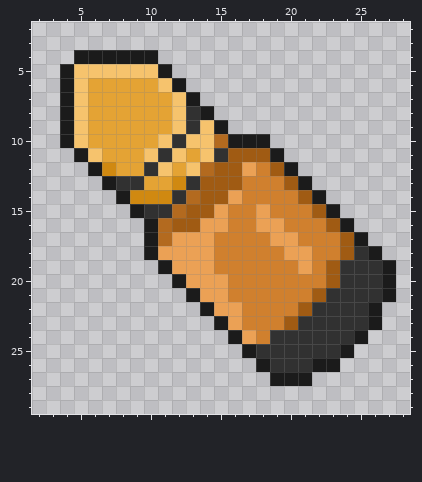
A pixel-art sprite gets an edit: sprites/bulletIcon.png. Above is the file before it was changed.
The file is 32x32 pixels. Shown: x 2..28, y 2..29.
After:
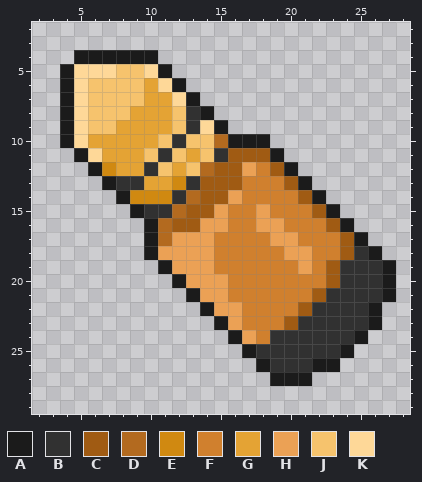
Palette (. is transparent): A #1b1b1b  B #313131  C #a05b13  D #b36a1f  E #d08911  F #d0802e  G #e4a334  H #eba155  J #f6c36d  K #fed898
Diff:
The author changed colour G to colour J in rows 6 to 7 at x 6 to 9; in row 8 at x 6 to 8; in row 9 at x 6 to 7.
The author changed colour J to colour K in row 5 at x 5 to 7 and 10; in row 6 at x 5 and 11; in row 7 at x 5 and 12; in row 8 at x 5; in row 9 at x 5 and 14; in row 10 at x 5.
The author changed colour J to colour K in row 11 at x 6.
Changed places in both pictures, as pixel boxes (x1, y1, x2, y2):
changed: (74, 64, 214, 162)
